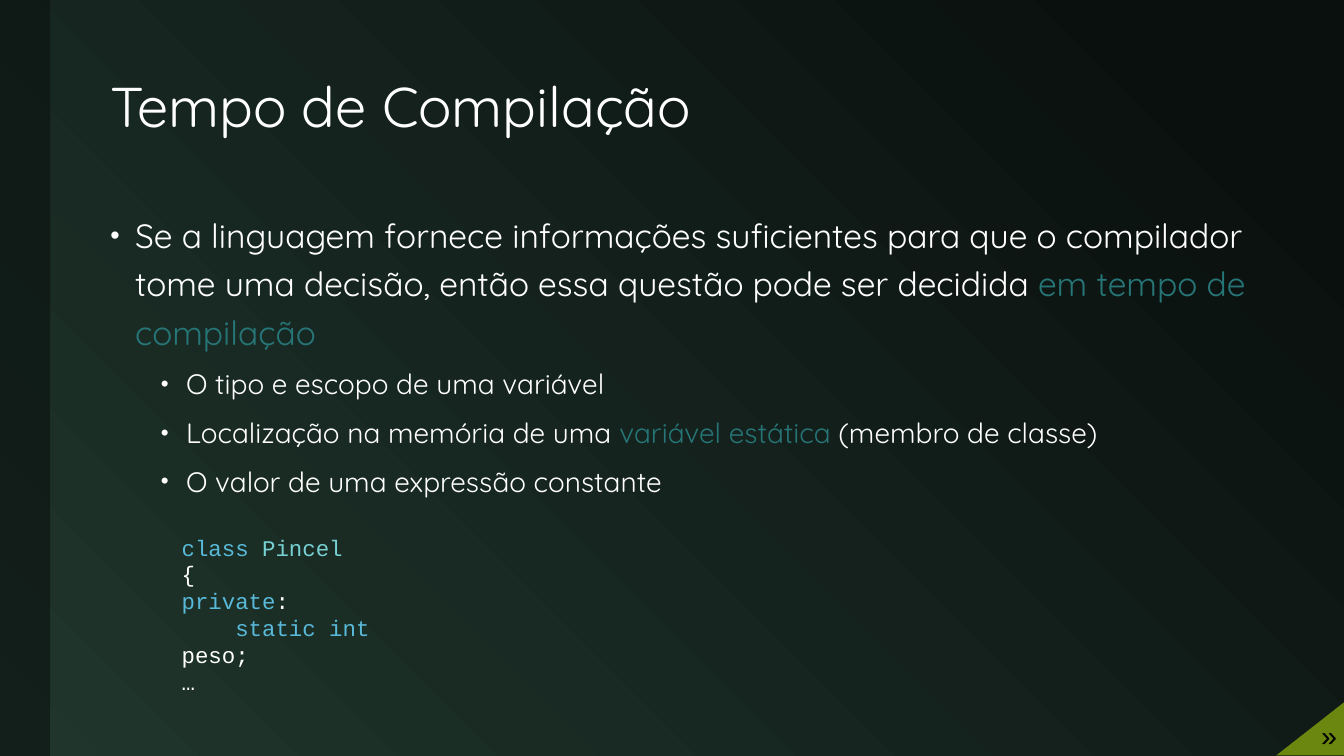
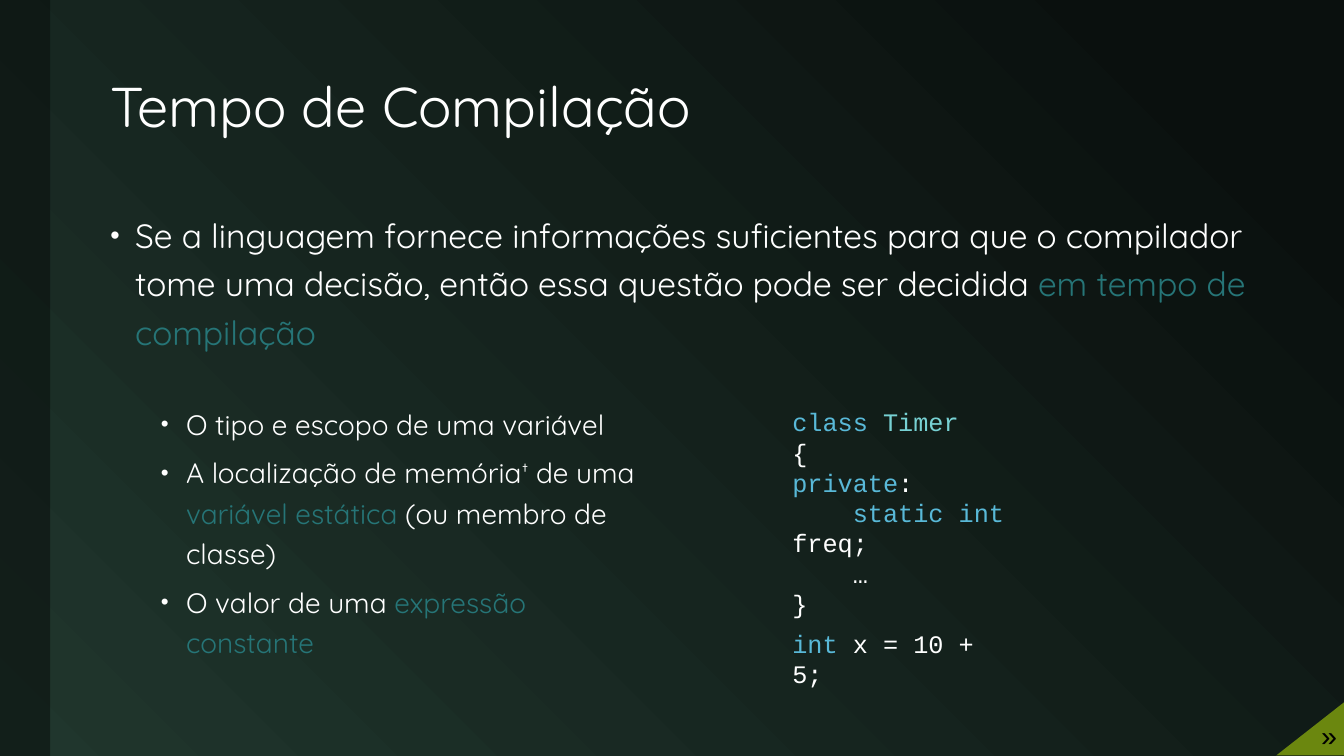
Before and after one commit to JudsonSS/Compiladores, a slide deck: slide 17 of Slides/10. Análise Semântica.pptx (slide 16 before the commit). Drawn at 1344x756 pixels with LibreOffice and Linux fonts; fonts in the diff are those of the drawing. Boxes give left, top, right and bottom in pixels: in the first picture for what was removed or moved away, otherwise in the second. Text is boxed around its words. In the diff, an @@ line names an element or a change of style, - is before the commit and + after.

```diff
--- a/Slides/10. Análise Semântica.pptx
+++ b/Slides/10. Análise Semântica.pptx
@@ text "class Timer" moved from (x1=182, y1=540, x2=369, y2=668) to (x1=792, y1=413, x2=1004, y2=558) @@
@@ text at (x1=792, y1=413, x2=959, y2=432): text changed; size 16 to 18 pt; text colour #77D1D3 to #59B9D8 @@
-class Pincel
+class Timer
@@ text at (x1=186, y1=462, x2=634, y2=569): text changed @@
-  • Localização na memória de uma variável estática (membro de classe)
+  • A localização de memória† de uma
+    variável estática (ou membro de
+    classe)
@@ text at (x1=792, y1=473, x2=913, y2=498): size 16 to 18 pt in "{", "private:" @@
@@ text at (x1=792, y1=504, x2=1004, y2=558): text changed; size 16 to 18 pt @@
-static int peso;
-…
+static int freq;
+…
+}
@@ text at (x1=186, y1=592, x2=526, y2=653): text colour #FFFFFF to #267577 in "expressão constante" @@
@@ text added at (x1=792, y1=634, x2=943, y2=688), 18 pt, text #FFFFFF @@
+int x = 10 + 5;
```
Also in this commit, not shown: 19 other slides changed, 1 slide added, 20 other files.
